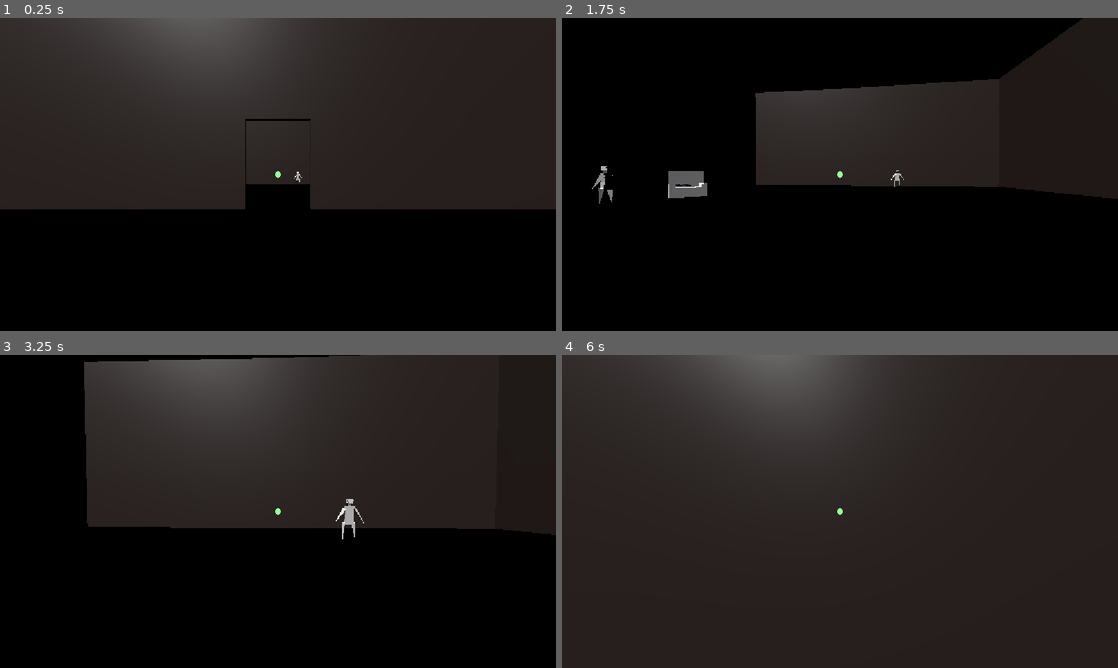
Above: before the commit, frames 1-4 (two rows, left to right).
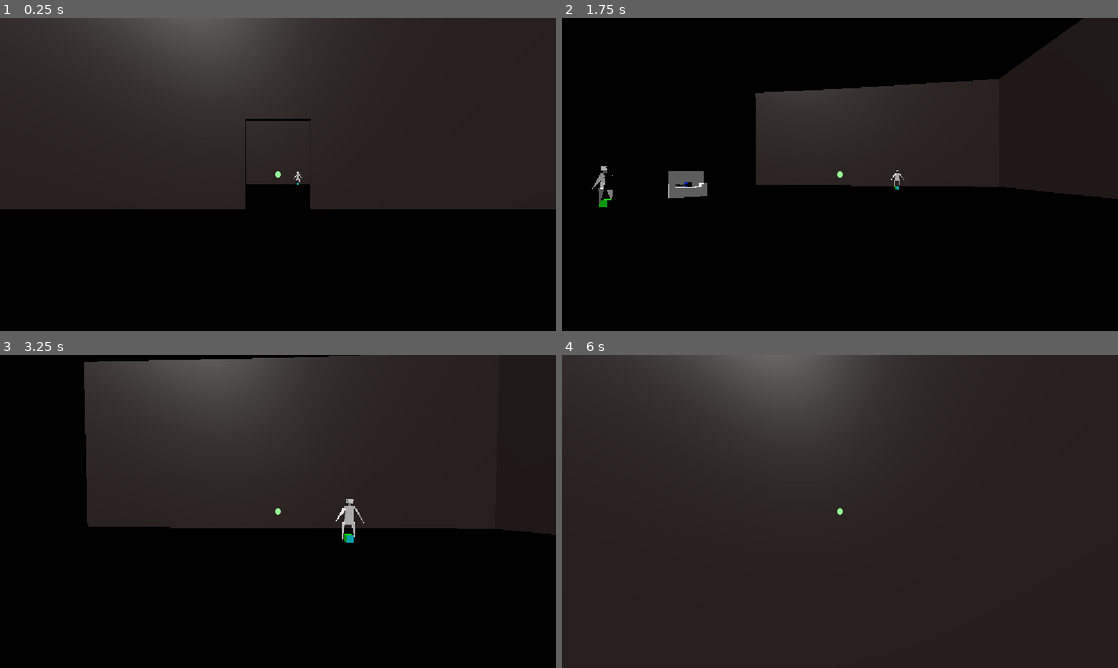
Above: after the commit, the same moments.

Repository: Dendrobyte/eye-of-attention
Game: Godot game, scene res://main.tscn
The game is run twice, just before and just after one commit, with the same random seed, the same clock (stepped at 60 frames per second) and the same inputs.
Inputs (mouse positions are in pixels of both pictures, inside the frame that each line leads up to):
- Up to frame 1 (0.25 s): no input
- Up to frame 2 (1.75 s): tap Enter at 0.5 s; move the mouse to (867, 174) at 0.52 s; press the mouse at (867, 174) at 0.53 s; hold W (MOVE_FORWARD) from 0.53 s (still down); move the mouse to (812, 174) at 1.27 s; release the mouse at (812, 174) at 1.28 s; tap Shift (SPRINT) at 1.35 s
- Up to frame 3 (3.25 s): keep holding W (MOVE_FORWARD); move the mouse to (289, 505) at 2.02 s; press the mouse at (289, 505) at 2.03 s; move the mouse to (272, 517) at 2.77 s; release the mouse at (272, 517) at 2.78 s; tap Shift (SPRINT) at 2.85 s
- Up to frame 4 (6 s): move the mouse to (878, 514) at 3.52 s; press the mouse at (878, 514) at 3.53 s; move the mouse to (795, 508) at 4.27 s; release the mouse at (795, 508) at 4.28 s; tap Shift (SPRINT) at 4.35, 5.85 s; move the mouse to (845, 511) at 5.02 s; press the mouse at (845, 511) at 5.03 s; tap Space at 5.75 s; move the mouse to (817, 505) at 5.77 s; release W (MOVE_FORWARD) at 5.78 s; release the mouse at (817, 505) at 5.78 s; hold D (MOVE_RIGHT) from 5.78 s (still down)

The runs differ from the first frame. In frame 1, less than 0.1% of the frame differs, in the area x 53-54%, y 52-54%; in frame 2, less than 0.1%, in the area x 6-61%, y 52-61%; in frame 3, less than 0.1%; in frame 4, less than 0.1%.

Commit message:
update ot have blender file

Diff:
--- a/spatial-memory-match/main.tscn
+++ b/spatial-memory-match/main.tscn
@@ -1,6 +1,7 @@
 [gd_scene format=3 uid="uid://bv7pxogm15l82"]
 
 [ext_resource type="Script" uid="uid://cp1t1cd1tv6fp" path="res://scripts/level_manager.gd" id="1_h2yge"]
+[ext_resource type="PackedScene" uid="uid://dbp1rfb4tv8ok" path="res://assets/levels/prototype_map.glb" id="1_ig7tw"]
 [ext_resource type="Script" uid="uid://c1vbuj8bh5s50" path="res://scripts/character_1p.gd" id="2_0xm2m"]
 [ext_resource type="Script" uid="uid://mjyhsmmc6p7x" path="res://scripts/control.gd" id="4_1bvp3"]
 
@@ -16,6 +17,8 @@
 script = ExtResource("1_h2yge")
 level_scene_name = "prototype_map"
 no_randomize = true
+
+[node name="prototype_map" parent="LevelManager" unique_id=7209299 instance=ExtResource("1_ig7tw")]
 
 [node name="ItemParent" type="Node3D" parent="LevelManager" unique_id=746855518]
 
Not shown, added: Blender/first_floor.blend
Not shown, added: Blender/first_floor.blend1
Not shown, changed: Blender/prototype_map.blend
Not shown, changed: Blender/prototype_map.blend1
